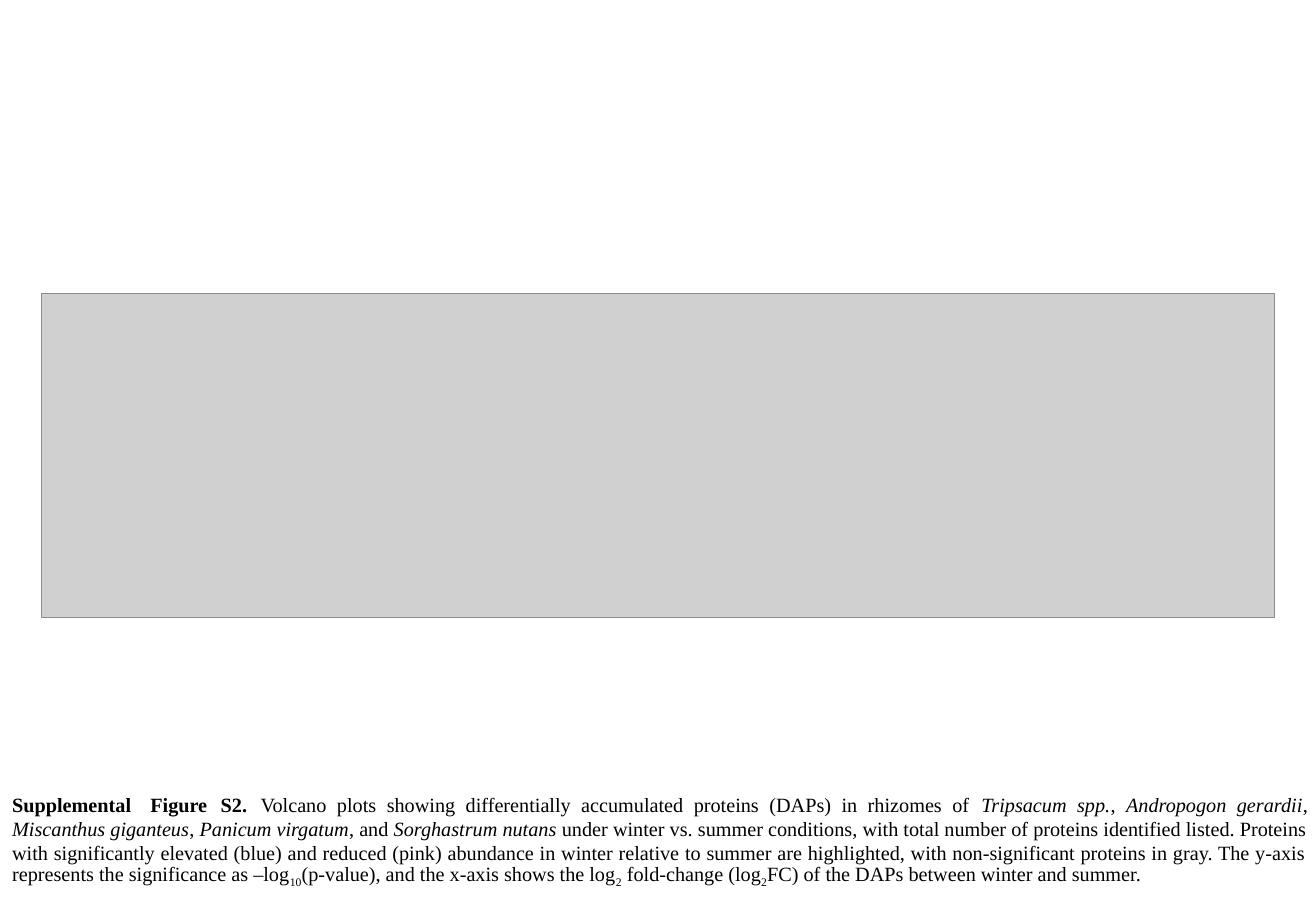
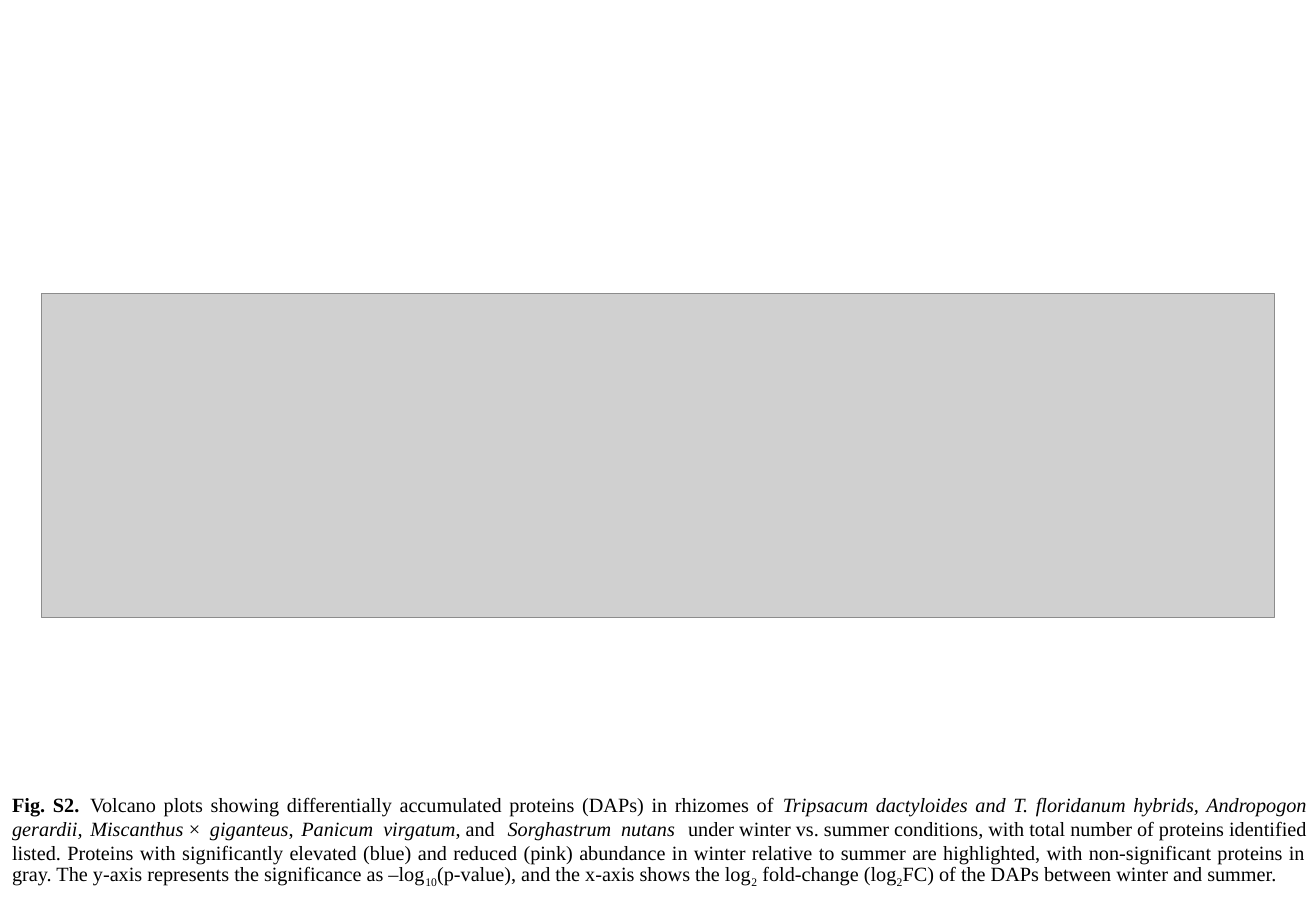
Before and after one commit to elor77/PACMAD-Rhizome-Proteomics, a slide deck: slide 2 of manuscript/Supplemental_Figures/PACMAD_Rhizome_Proteomics_Supplemental_Figures.pptx. Drawn at 1316x911 pixels with LibreOffice and Linux fonts; fonts in the diff are those of the drawing; grey boxes stand for pictures. Boxes give left, top, right and bottom in pixels: in the first picture for what was removed or moved away, otherwise in the second. Text is boxed around its words. In the diff, an @@ line names an element or a change of style, - is before the commit and + after.

```diff
--- a/manuscript/Supplemental_Figures/PACMAD_Rhizome_Proteomics_Supplemental_Figures.pptx
+++ b/manuscript/Supplemental_Figures/PACMAD_Rhizome_Proteomics_Supplemental_Figures.pptx
@@ text at (12, 797, 1306, 885): text changed @@
-Supplemental Figure S2. Volcano plots showing differentially accumulated proteins (DAPs) in rhizomes of Tripsacum spp., Andropogon gerardii, Miscanthus giganteus, Panicum virgatum, and Sorghastrum nutans under winter vs. summer conditions, with total number of proteins identified listed. Proteins with significantly elevated (blue) and reduced (pink) abundance in winter relative to summer are highlighted, with non-significant proteins in gray. The y-axis represents the significance as –log10(p-value), and the x-axis shows the log2 fold-change (log2FC) of the DAPs between winter and summer.
+Fig. S2. Volcano plots showing differentially accumulated proteins (DAPs) in rhizomes of Tripsacum dactyloides and T. floridanum hybrids, Andropogon gerardii, Miscanthus × giganteus, Panicum virgatum, and Sorghastrum nutans under winter vs. summer conditions, with total number of proteins identified listed. Proteins with significantly elevated (blue) and reduced (pink) abundance in winter relative to summer are highlighted, with non-significant proteins in gray. The y-axis represents the significance as –log10(p-value), and the x-axis shows the log2 fold-change (log2FC) of the DAPs between winter and summer.
```
Also in this commit, not shown: 8 other slides changed, 16 other files.
